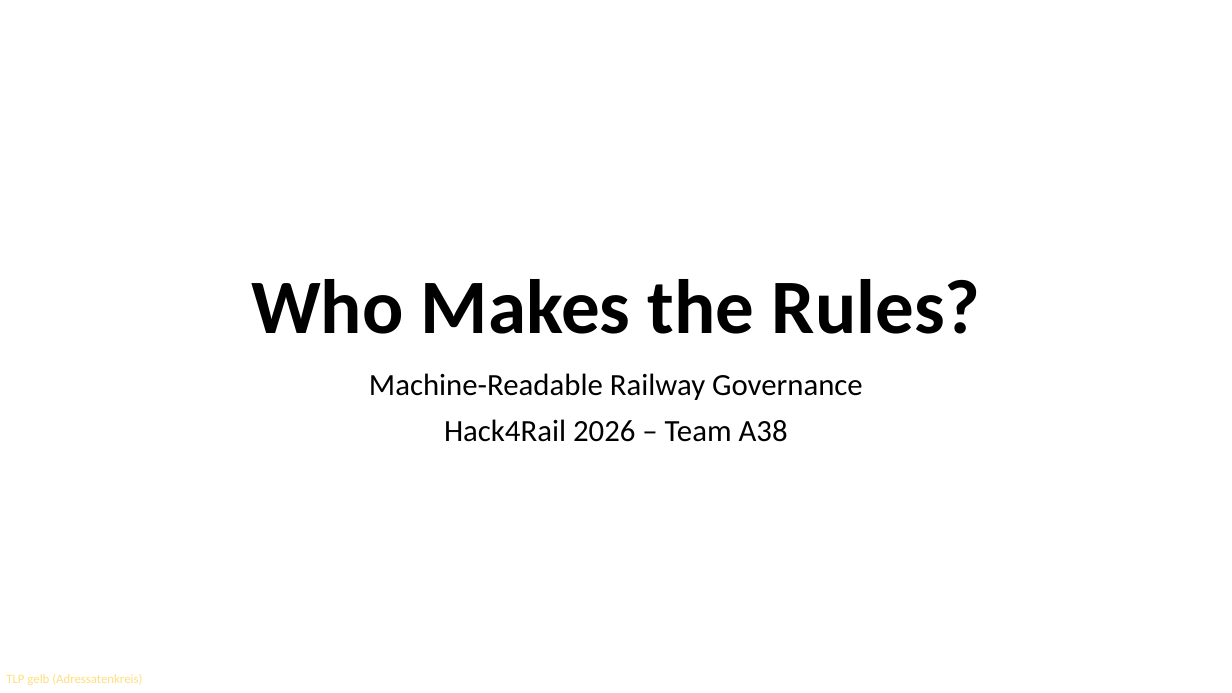
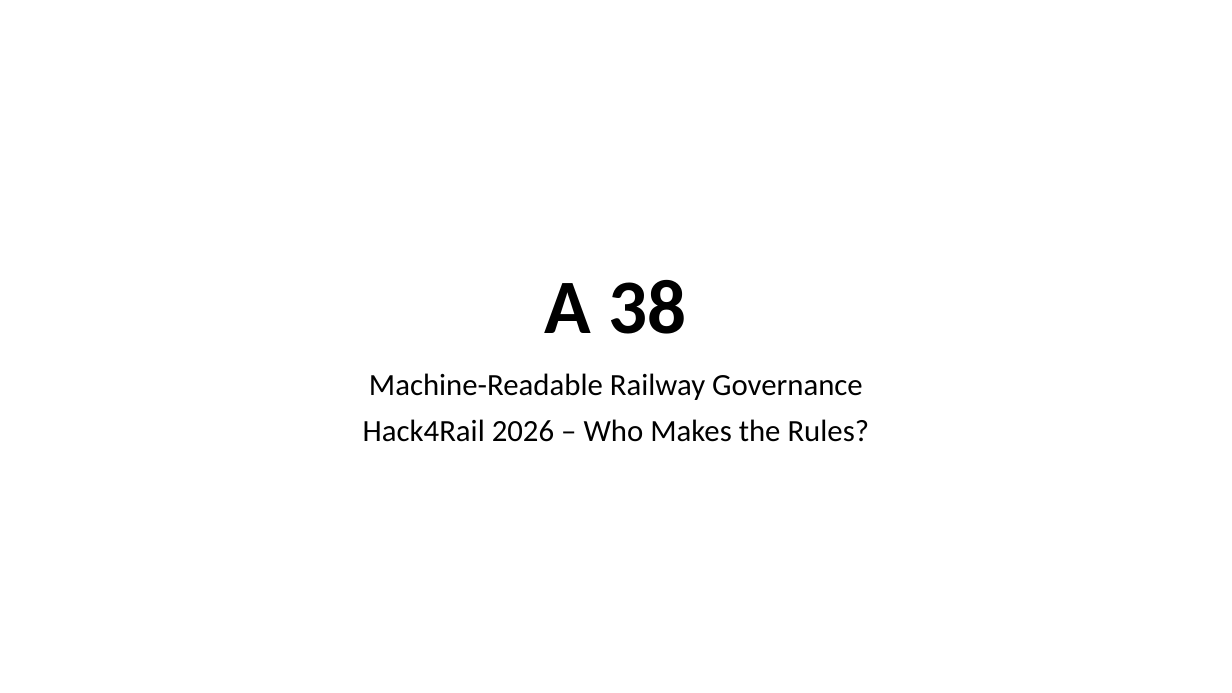
Before and after one commit to OpenRail-Playground/A38, a slide deck: slide 1 of whomakestherules/A38_H4R2026_Ch7.pptx. Drawn at 1232x693 pixels with LibreOffice and Linux fonts; fonts in the diff are those of the drawing; background and template pictures are left out. Boxes give left, top, right and bottom in pixels: in the first picture for what was removed or moved away, otherwise in the second. Text is boxed around its words. In the diff, an @@ line names an element or a change of style, - is before the commit and + after.

```diff
--- a/whomakestherules/A38_H4R2026_Ch7.pptx
+++ b/whomakestherules/A38_H4R2026_Ch7.pptx
@@ title at <box>545,280,687,334</box>: text changed @@
-Who Makes the Rules?
+A 38
@@ subtitle at <box>363,419,870,442</box>: text changed @@
-Hack4Rail 2026 – Team A38
+Hack4Rail 2026 – Who Makes the Rules?
@@ text removed at <box>6,674,142,685</box> @@
-TLP gelb (Adressatenkreis)
```
Also in this commit, not shown: 8 other slides changed.
